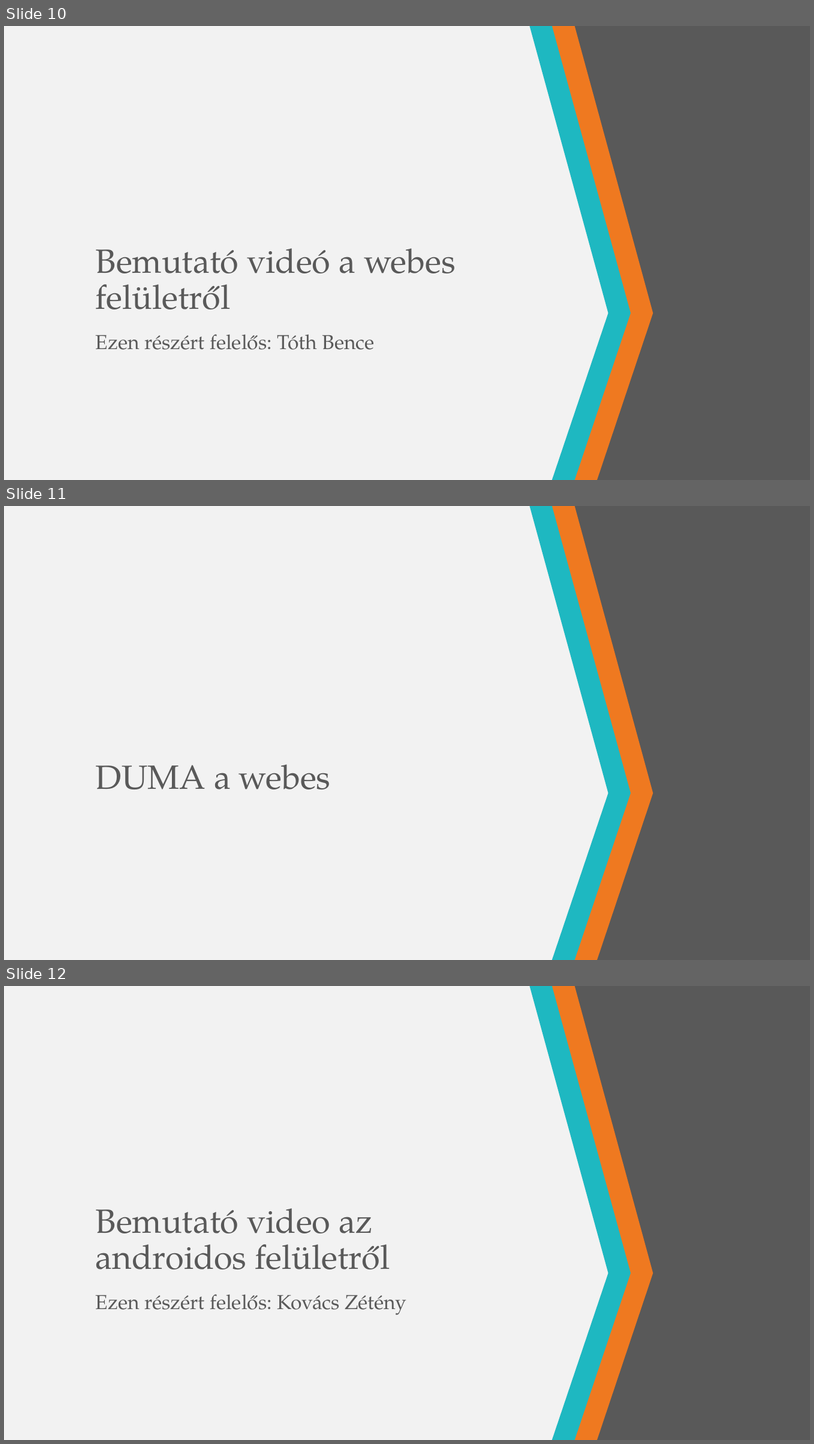
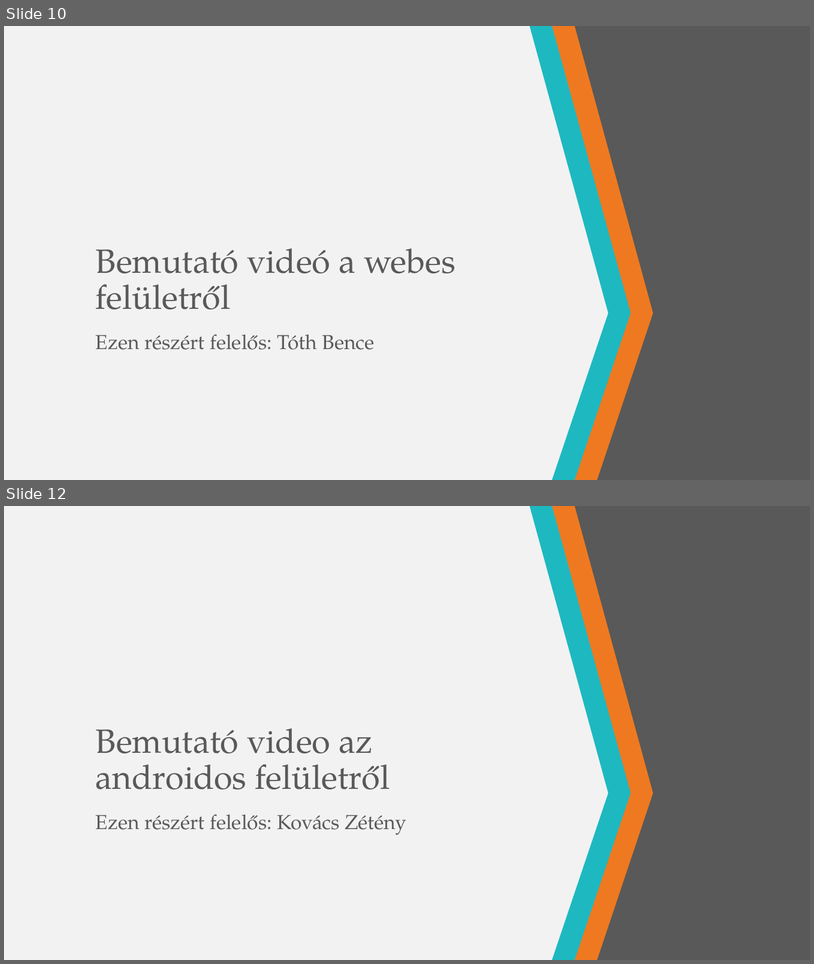
Before and after one commit to VidekiCorleone/FinalProject, a slide deck: Park1t&Go.pptx. Shown one above the other, each under a label of ours: slides 10, 11 and 12 before the commit, slides 10 and 12 after it; the slides between them are not shown. The pictures are 814x1444 and 814x964 pixels, drawn with LibreOffice and Linux fonts; fonts in the diff are those of the drawing. Boxes give left, top, right and bottom in pixels: in the first picture for what was removed or moved away, otherwise in the second. Text is boxed around its words. In the diff, an @@ line names an element or a change of style, - is before the commit and + after.

```diff
--- a/Park1t&Go.pptx
+++ b/Park1t&Go.pptx
@@ slide 11 removed at (4, 506, 810, 960), background #F2F2F2; not listed: 3 template elements that a slide beside it also shows @@
@@ title removed at (96, 764, 331, 789) @@
-DUMA a webes
```
Also in this commit, not shown: 2 slides changed, 2 slides added, 6 other slides removed.
